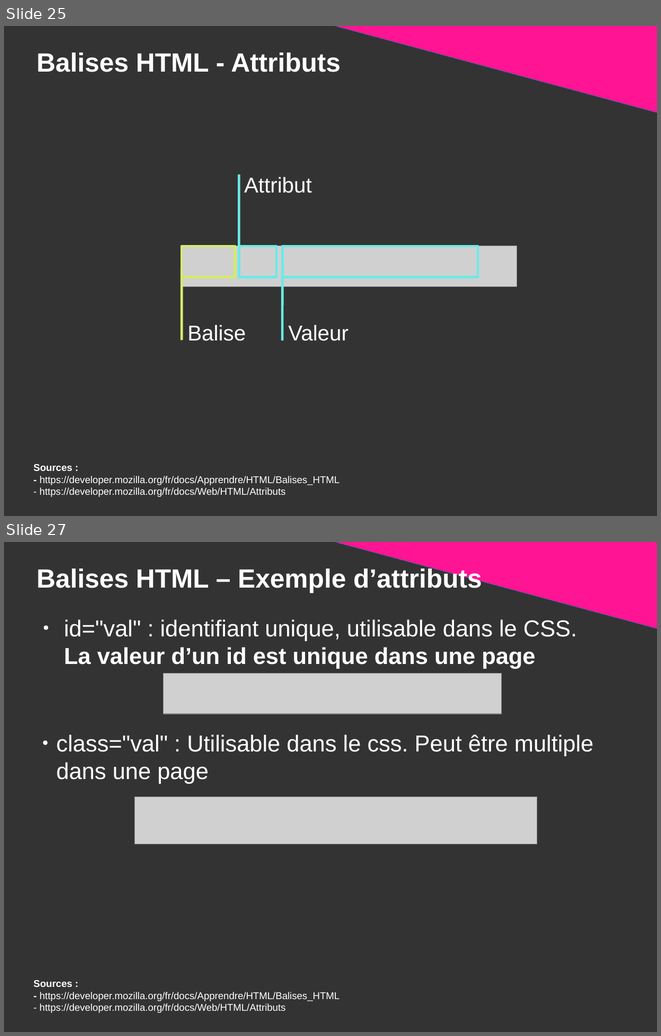
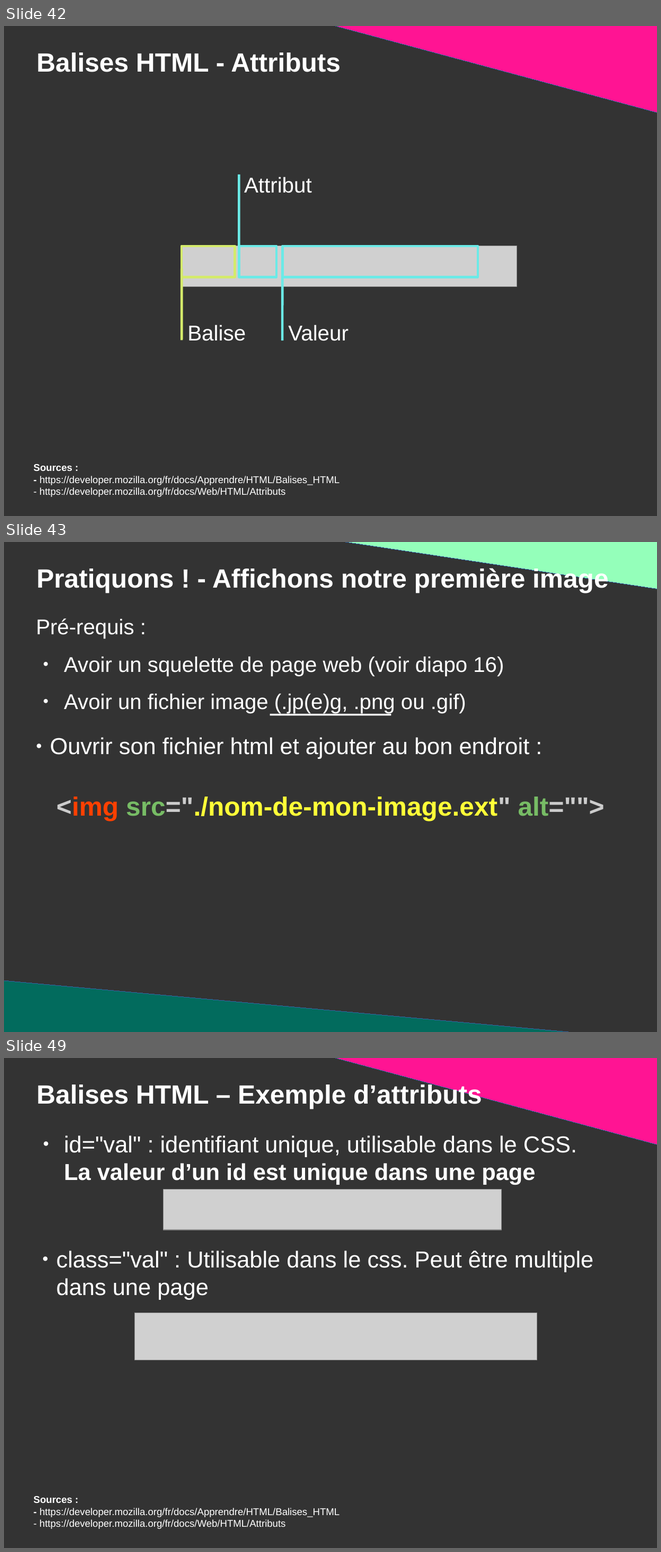
Before and after one commit to DanYellow/presentations, a slide deck: mmi/html/travaux-pratiques/numero-1/presentation.odp. Shown one above the other, each under a label of ours: slides 25 and 27 before the commit, slides 42, 43 and 49 after it; the slides between them are not shown. The pictures are 661x1036 and 661x1552 pixels, drawn with LibreOffice and Linux fonts; fonts in the diff are those of the drawing; grey boxes stand for pictures. Boxes give left, top, right and bottom in pixels: in the first picture for what was removed or moved away, otherwise in the second. Text is boxed around its words. In the diff, an @@ line names an element or a change of style, - is before the commit and + after.

```diff
--- a/mmi/html/travaux-pratiques/numero-1/presentation.odp
+++ b/mmi/html/travaux-pratiques/numero-1/presentation.odp
@@ slide 43 added at (4, 542, 657, 1032), background #333333 @@
@@ right triangle added at (322, 542, 657, 589), fill #94FFBA, outline #3465A4 0 pt @@
@@ title added at (36, 567, 608, 593), 32 pt, text #FFFFFF, bold @@
+Pratiquons ! - Affichons notre première image
@@ text added at (36, 618, 504, 713), 25.9 pt, text #FFFFFF @@
+Pré-requis :
+● Avoir un squelette de page web (voir diapo 16)
+● Avoir un fichier image (.jp(e)g, .png ou .gif)
@@ line added from (270, 714) to (391, 714), #FFFFFF 2.3 pt @@
@@ text added at (50, 737, 530, 759), 28 pt, text #FFFFFF @@
+● Ouvrir son fichier html et ajouter au bon endroit :
@@ text added at (56, 796, 604, 820), 32 pt, text #FFFF38, bold @@
+<img src="./nom-de-mon-image.ext" alt="">
@@ right triangle added at (4, 980, 615, 1032), fill #026B5D, outline #3465A4 0 pt @@
@@ what was slide 25 is now slide 42 @@
@@ what was slide 27 is now slide 49 @@
```
Also in this commit, not shown: 8 slides changed, 14 other slides added, 1 slide removed, 3 other files.
